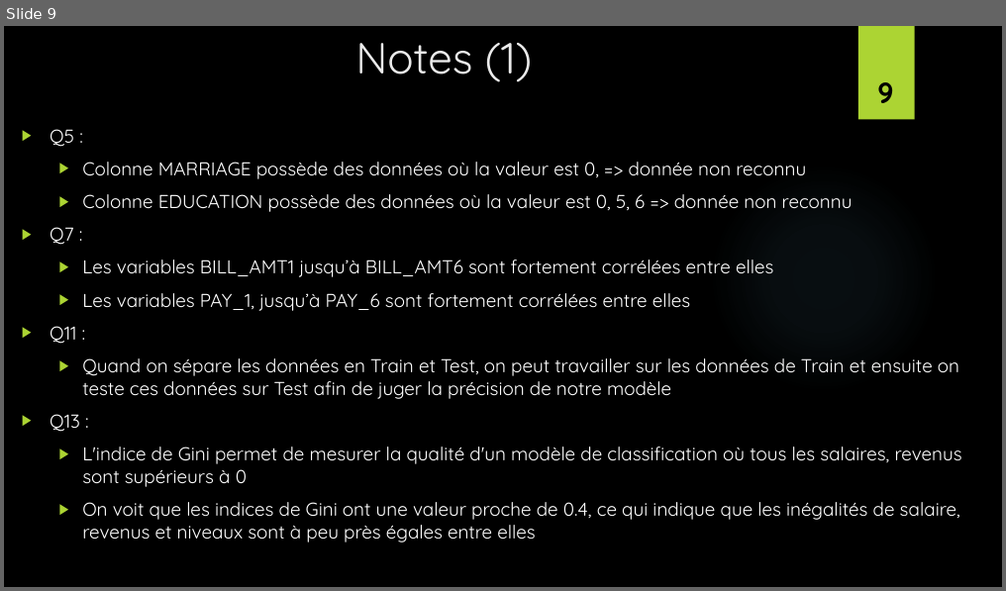
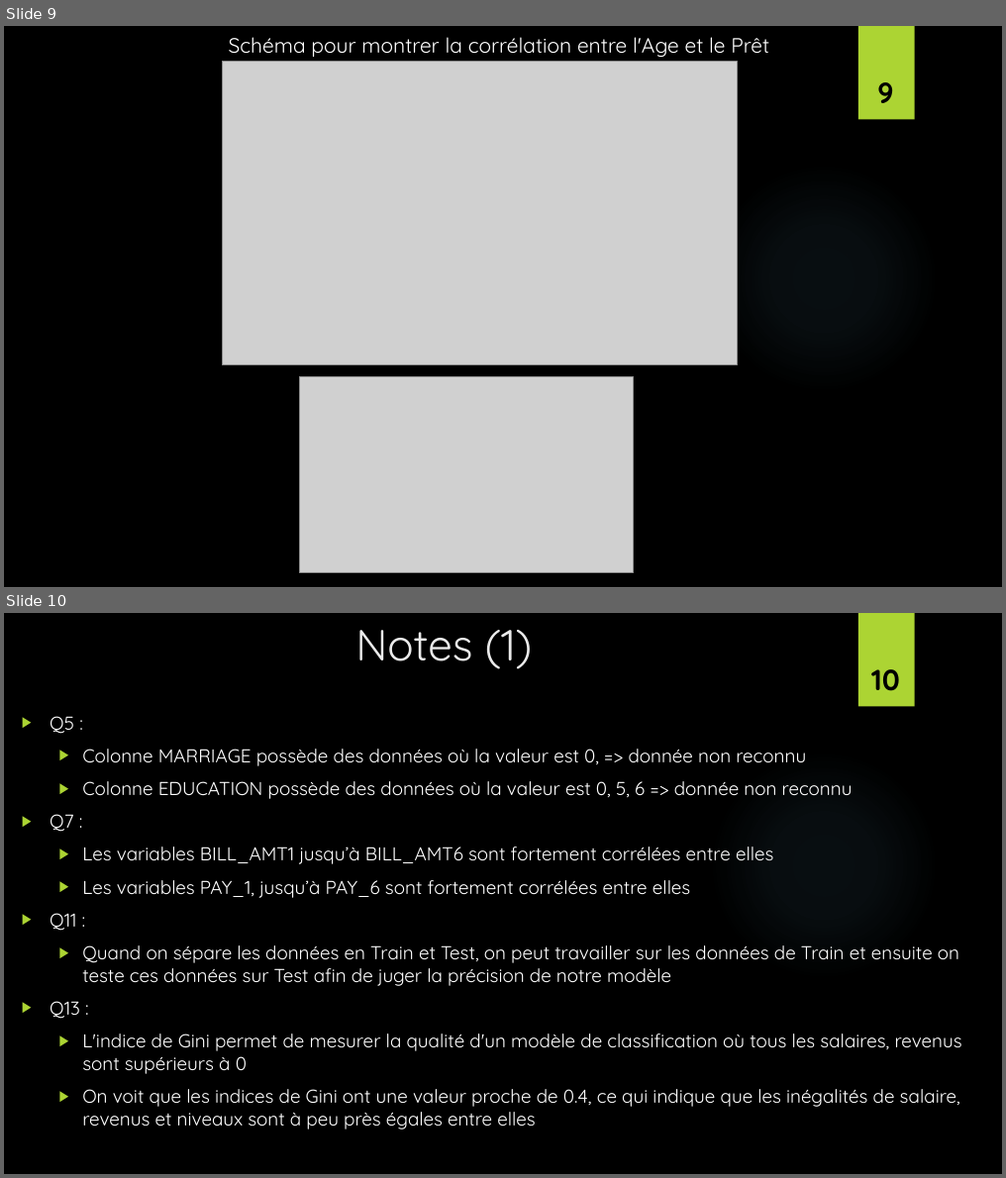
Before and after one commit to HugoWinterGhost/R_Projet, a slide deck: Présentation_R_Projet.pptx. Shown one above the other, each under a label of ours: slide 9 before the commit, slides 9 and 10 after it. The pictures are 1006x591 and 1006x1178 pixels, drawn with LibreOffice and Linux fonts; fonts in the diff are those of the drawing; grey boxes stand for pictures; background and template pictures are left out. Boxes give left, top, right and bottom in pixels: in the first picture for what was removed or moved away, otherwise in the second. Text is boxed around its words. In the diff, an @@ line names an element or a change of style, - is before the commit and + after.

```diff
--- a/Présentation_R_Projet.pptx
+++ b/Présentation_R_Projet.pptx
@@ slide 9 added at [4,26,1002,587], background picture (left out); not listed: 2 template elements that a slide beside it also shows @@
@@ text added at [229,37,769,58], 20 pt, text #FFFFFF @@
+Schéma pour montrer la corrélation entre l'Age et le Prêt
@@ picture added at [222,62,737,366] @@
@@ page number added at [877,82,893,103], 28 pt, text #000000, bold @@
+9
@@ picture added at [300,376,633,573] @@
@@ what was slide 9 is now slide 10 @@
@@ page number at [871,669,900,691]: text changed @@
-9
+10
```
Also in this commit, not shown: 1 other file.
